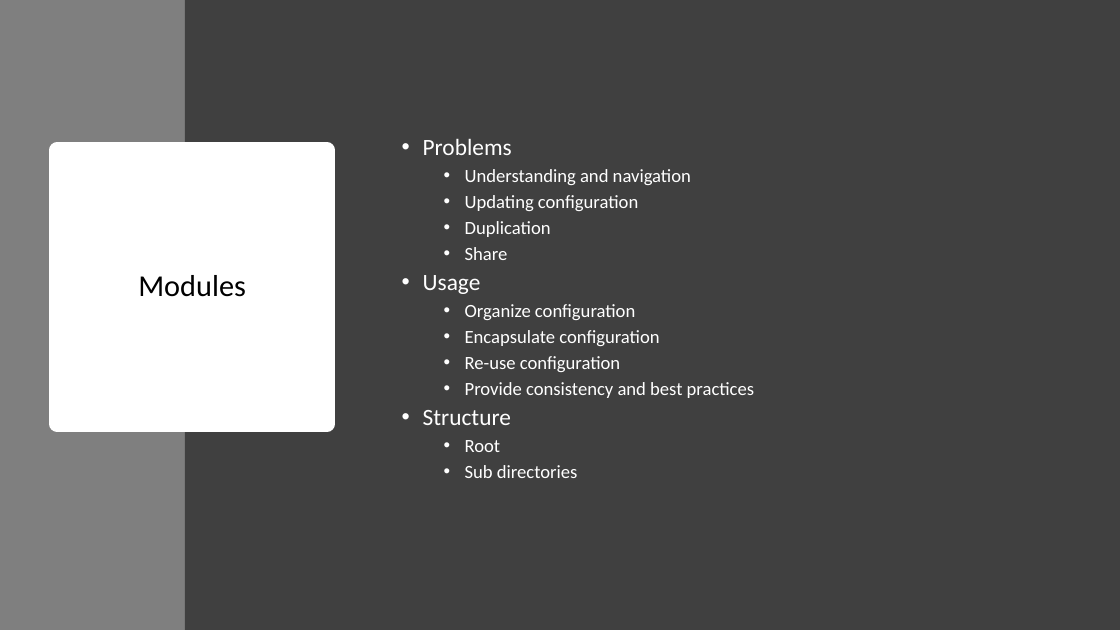
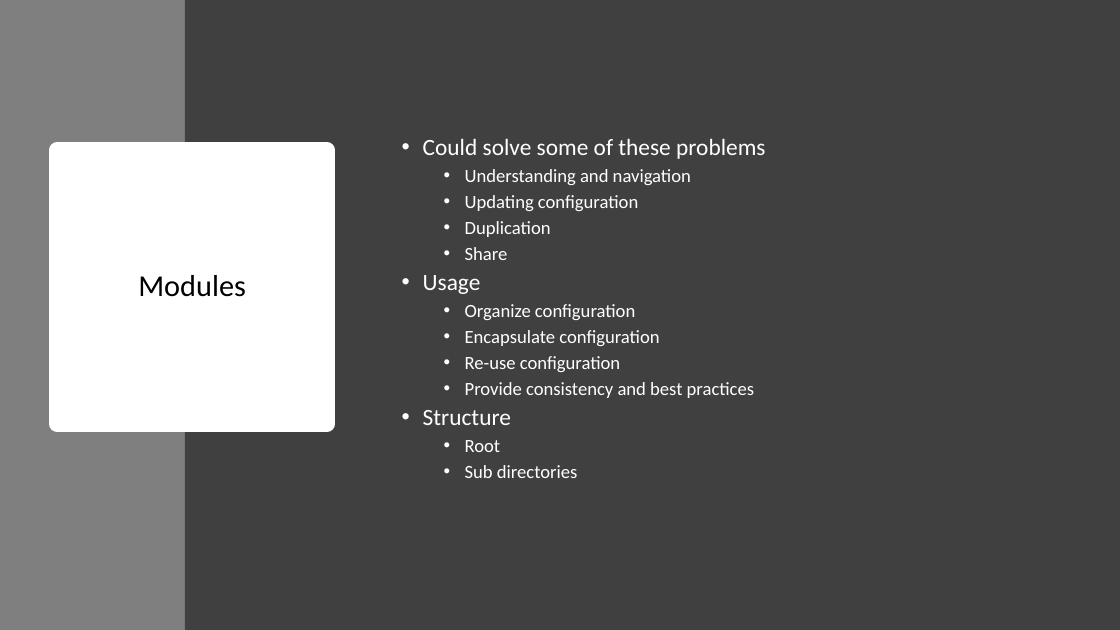
Before and after one commit to sujithq/mini-workshop-tf, a slide deck: slide 8 of Presentation.pptx (slide 7 before the commit). Drawn at 1120x630 pixels with LibreOffice and Linux fonts; fonts in the diff are those of the drawing. Boxes give left, top, right and bottom in pixels: in the first picture for what was removed or moved away, otherwise in the second. Text is boxed around its words. In the diff, an @@ line names an element or a change of style, - is before the commit and + after.

Commit message:
Module
Resource Group Module

```diff
--- a/Presentation.pptx
+++ b/Presentation.pptx
@@ text at [423,139,765,159]: text changed @@
-  • Problems
+  • Could solve some of these problems
```
Also in this commit, not shown: 1 other slide changed, 1 slide added, 6 other files.
